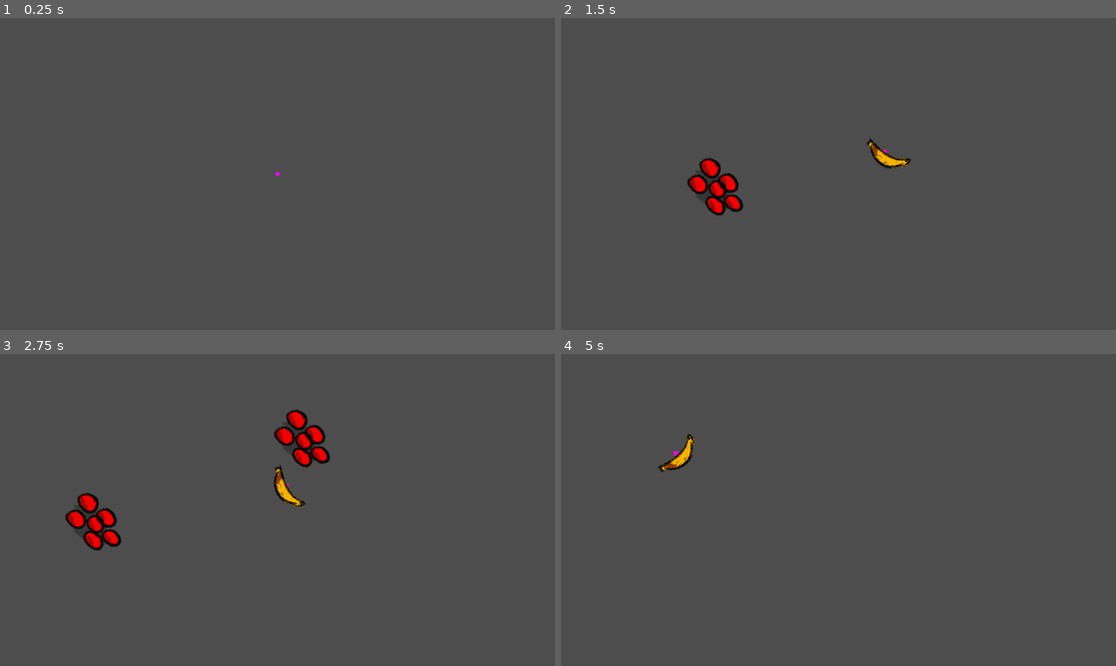
Above: before the commit, frames 1-4 (two rows, left to right).
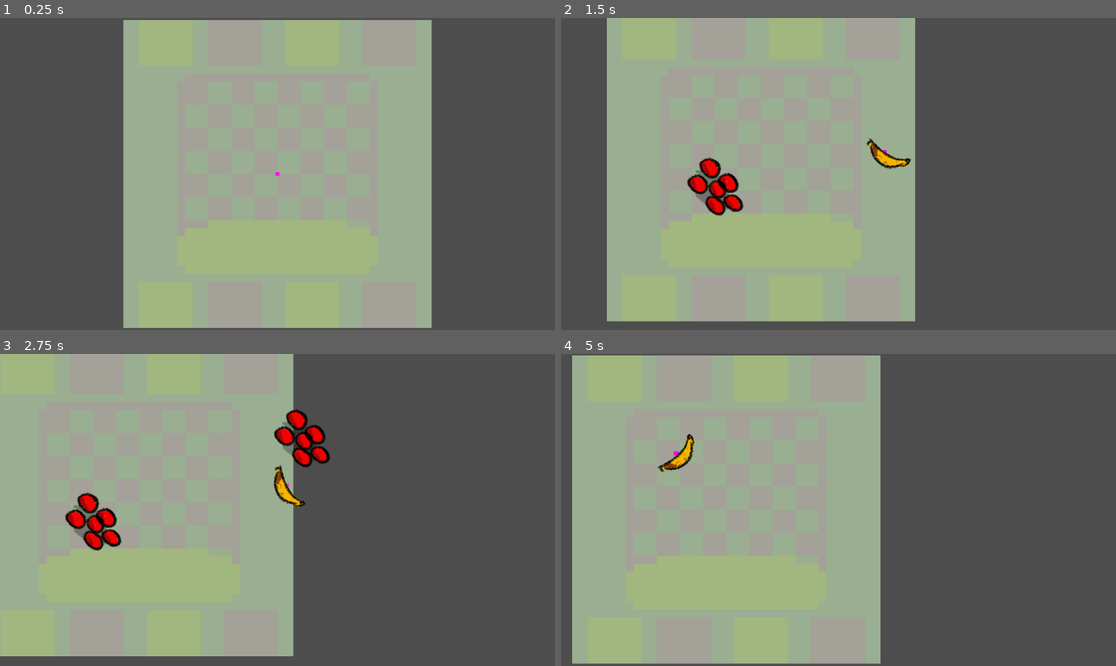
Above: after the commit, the same moments.

Repository: sixrobin/GMTK2024
Game: Godot game, scene res://game.tscn
The game is run twice, just before and just after one commit, with the same random seed, the same clock (stepped at 60 frames per second) and the same inputs.
Inputs (mouse positions are in pixels of both pictures, inside the frame that each line leads up to):
- Up to frame 1 (0.25 s): no input
- Up to frame 2 (1.5 s): tap Enter at 0.5 s; move the mouse to (960, 158) at 0.52 s; hold Space (SpawnObject) 0.53-1.28 s; move the mouse to (727, 189) at 1.27 s; tap Space (SpawnObject) at 1.35 s
- Up to frame 3 (2.75 s): move the mouse to (333, 441) at 2.02 s; hold Space (SpawnObject) from 2.03 s (still down)
- Up to frame 4 (5 s): move the mouse to (810, 572) at 2.77 s; release Space (SpawnObject) at 2.78 s; tap Space (SpawnObject) at 2.85, 4.35 s; move the mouse to (1005, 556) at 3.52 s; hold Space (SpawnObject) 3.53-4.28 s; move the mouse to (672, 463) at 4.27 s

The runs differ from the first frame. In frame 1, 55% of the frame differs, in the area x 22-78%, y 0-100%; in frame 2, 53%; in frame 3, 50%; in frame 4, 55%.

Commit message:
Added tamagotchi ground to game scene

Diff:
--- a/game.tscn
+++ b/game.tscn
@@ -6,6 +6,7 @@
 [ext_resource type="Script" path="res://scripts/objects/objectSpawner.gd" id="4_g34v0"]
 [ext_resource type="PackedScene" uid="uid://bpkjl0jejj4r0" path="res://prefabs/objects/banana.tscn" id="5_uvkc5"]
 [ext_resource type="PackedScene" uid="uid://b5yorlh5s1xfc" path="res://prefabs/objects/tomato.tscn" id="6_hnsuf"]
+[ext_resource type="Texture2D" uid="uid://dyqctmqods5dr" path="res://textures/tamagotchi/Tamagotchi_Background.png" id="7_uu4n0"]
 
 [node name="Game" type="Node2D"]
 
@@ -18,3 +19,9 @@
 [node name="ObjectSpawner" type="Node2D" parent="."]
 script = ExtResource("4_g34v0")
 OBJECT_PREFABS = Array[PackedScene]([ExtResource("5_uvkc5"), ExtResource("6_hnsuf")])
+
+[node name="TamagotchiBackground" type="Sprite2D" parent="."]
+z_index = -1
+texture_filter = 1
+scale = Vector2(16, 16)
+texture = ExtResource("7_uu4n0")
Not shown: 1 places in game.tscn that only renumber resources
